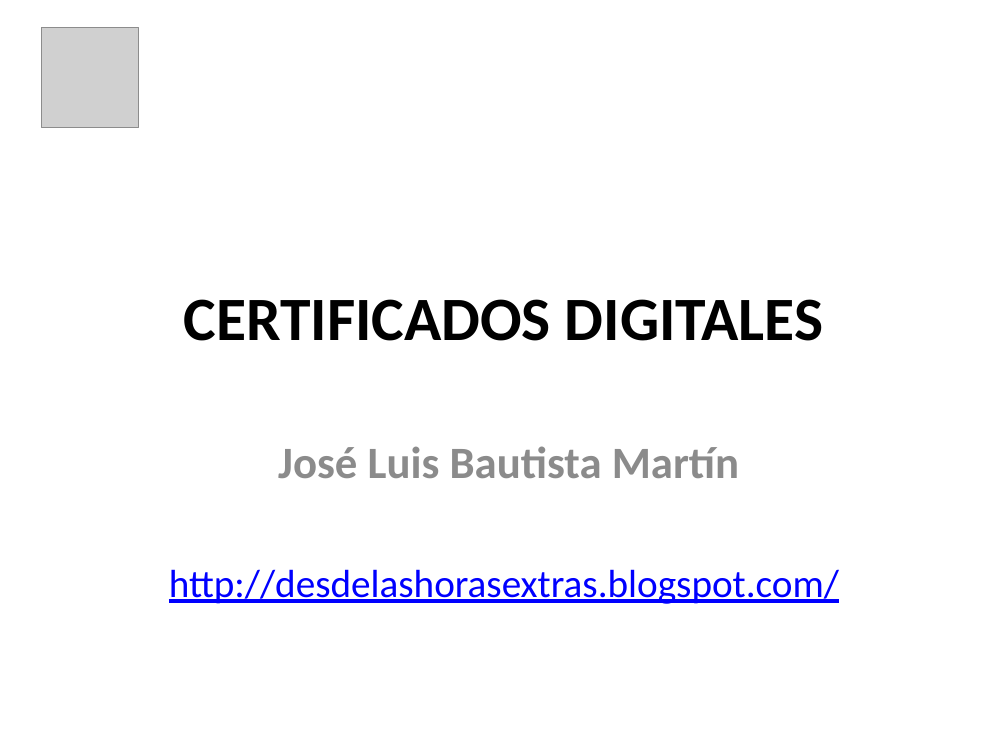
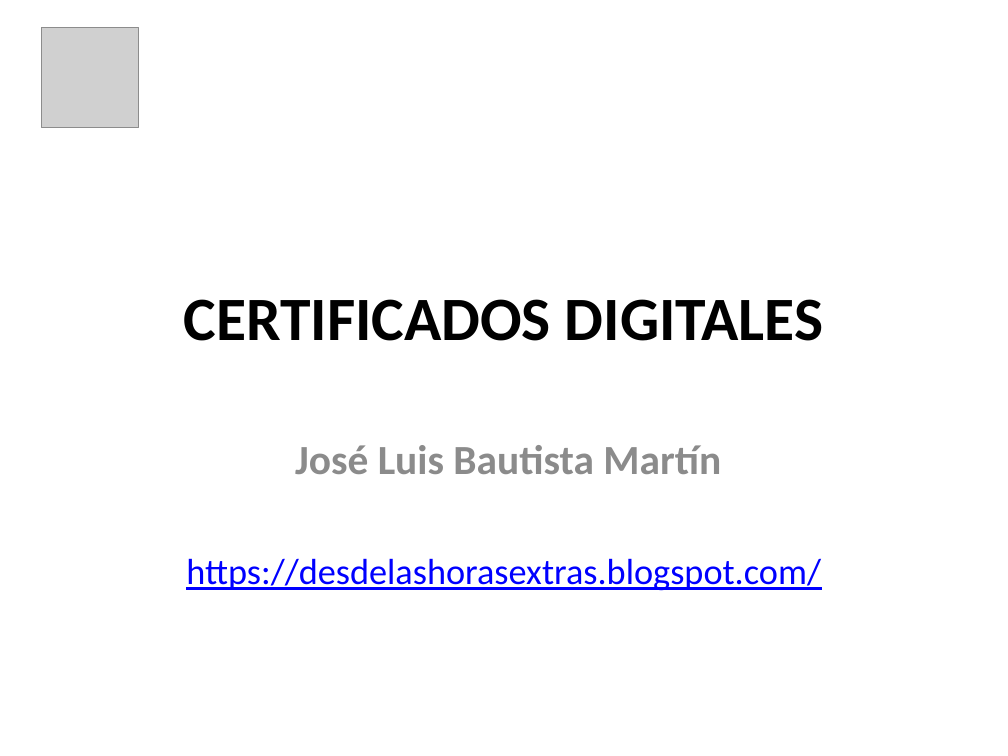
Before and after one commit to jbautistamartin/CapacitacionCriptografiaCertificadosPrivacidad, a slide deck: slide 1 of Documentos/Certicados Digitales.pptx. Drawn at 1008x756 pixels with LibreOffice and Linux fonts; fonts in the diff are those of the drawing; grey boxes stand for pictures. Boxes give left, top, right and bottom in pixels: in the first picture for what was removed or moved away, otherwise in the second. Text is boxed around its words. In the diff, an @@ line names an element or a change of style, - is before the commit and + after.

```diff
--- a/Documentos/Certicados Digitales.pptx
+++ b/Documentos/Certicados Digitales.pptx
@@ subtitle at [295,445,721,474]: size 32 to 29.6 pt in "José Luis Bautista Martín" @@
@@ subtitle at [186,558,821,591]: text changed; size 28 to 25.9 pt @@
-http://desdelashorasextras.blogspot.com/
+https://desdelashorasextras.blogspot.com/
```
Also in this commit, not shown: 30 other slides changed, 2 slides added, 2 other files.
